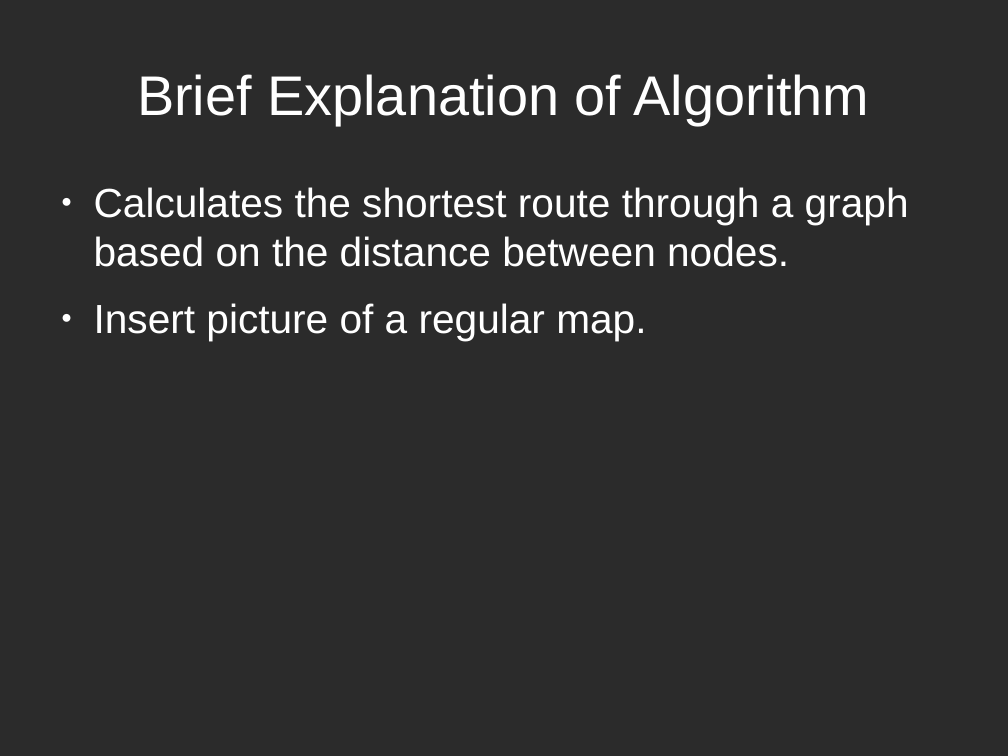
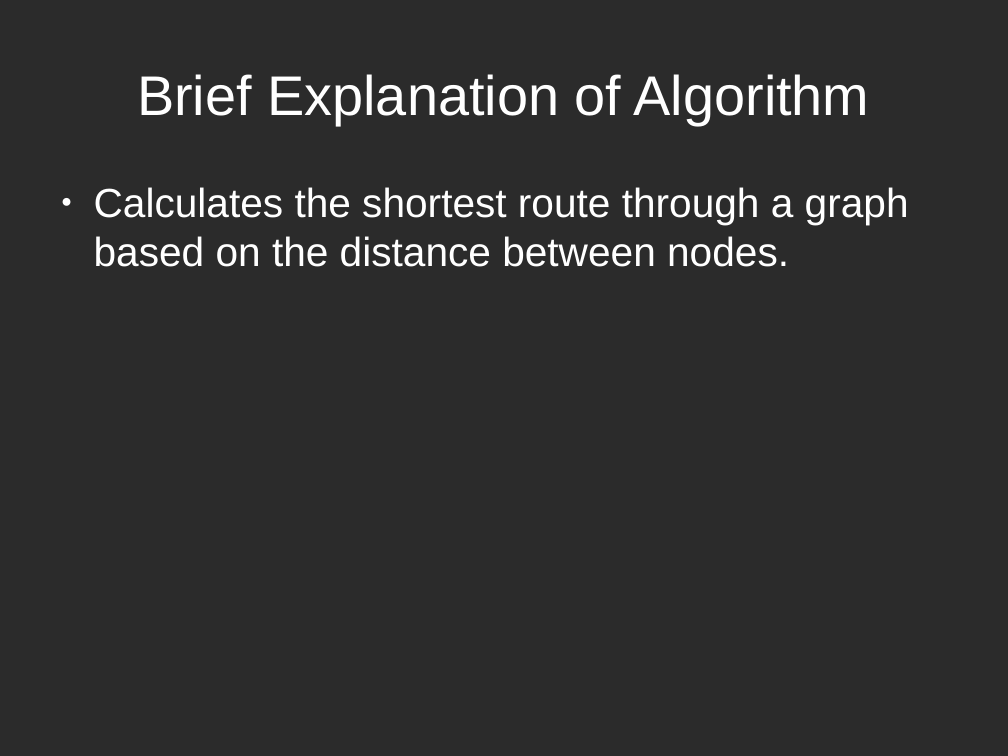
Before and after one commit to BrendanToolan/ResearchMethodsPresentation, a slide deck: slide 4 of DijkstraPresentation.odp. Drawn at 1008x756 pixels with LibreOffice and Linux fonts; fonts in the diff are those of the drawing; background and template pictures are left out; a plain dark background stands for a picture behind light text. Boxes give left, top, right and bottom in pixels: in the first picture for what was removed or moved away, otherwise in the second. Text is boxed around its words. In the diff, an @@ line names an element or a change of style, - is before the commit and + after.

```diff
--- a/DijkstraPresentation.odp
+++ b/DijkstraPresentation.odp
@@ text at box(94, 303, 646, 340): paragraph removed @@
-● Insert picture of a regular map.
```
Also in this commit, not shown: 4 other slides changed, 1 slide removed, 1 other file.
